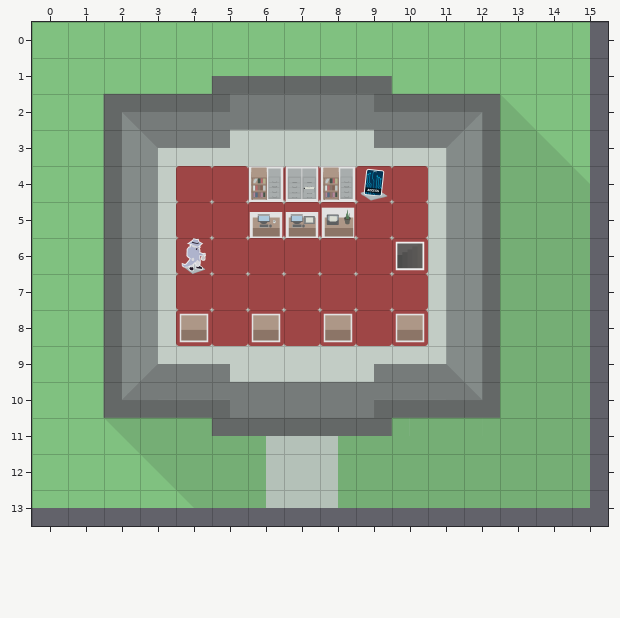
A Tiled map gets an edit: src/resources/maps/level-1-floor-1.tmx. Above: the version before the commit.
Cells are 75x75 px. Shown: x 0..15, y 0..13.
The same view after the edit:
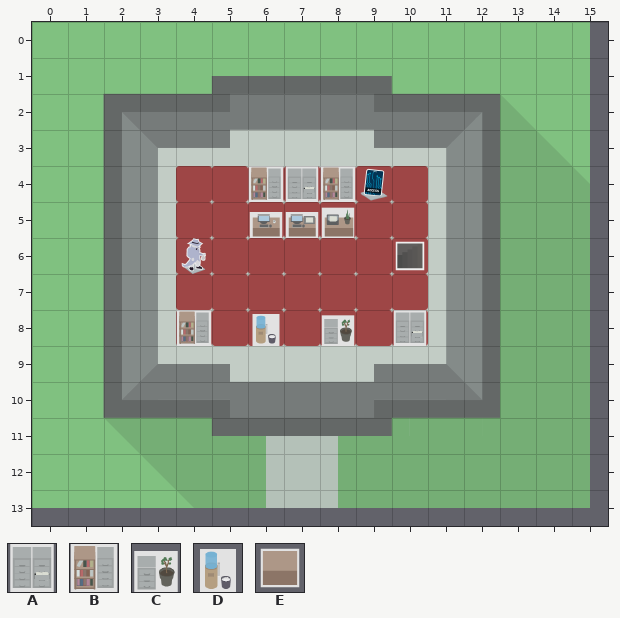
Key: from "assets": A 24, B 25, C 33, D 39; from "tiles": E 0.
_ is an empty cell.
Log entry: Fix tilemap path. Export new tilemap.
Difference:
{"where": "layer \"Assets\""}
{"y":8,"x":4,"old":"E","new":"B"}
{"y":8,"x":6,"old":"E","new":"D"}
{"y":8,"x":8,"old":"E","new":"C"}
{"y":8,"x":10,"old":"E","new":"A"}
{"label":"changed","picture_box":[176,310,212,346]}
{"label":"changed","picture_box":[251,313,281,346]}
{"label":"changed","picture_box":[321,313,355,346]}
{"label":"changed","picture_box":[393,310,427,346]}
